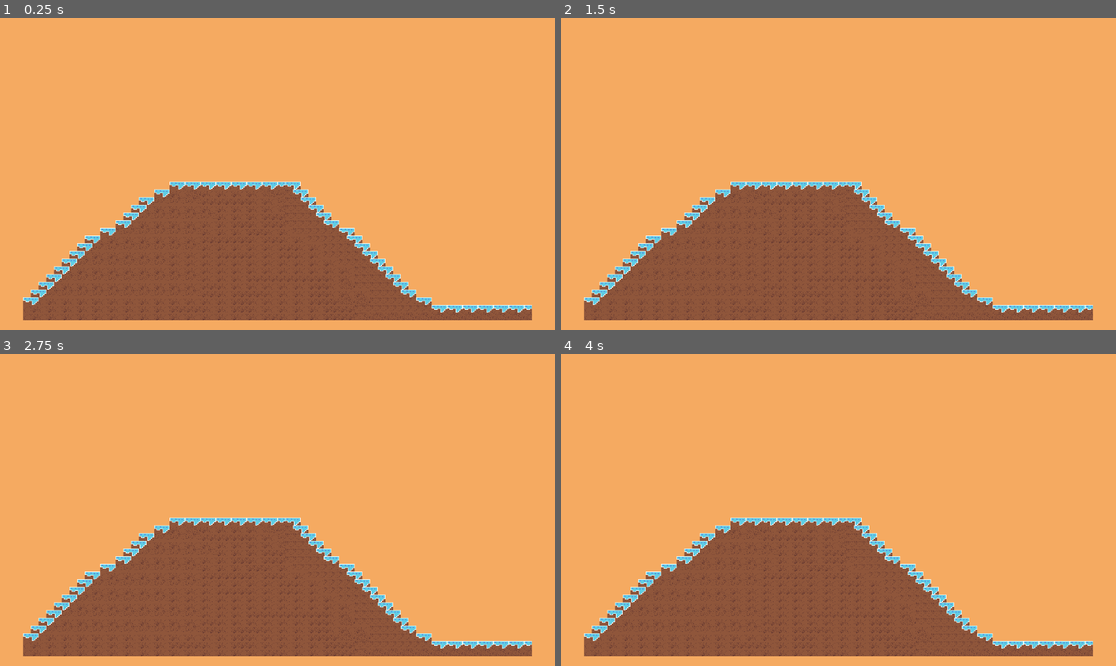
Above: before the commit, frames 1-4 (two rows, left to right).
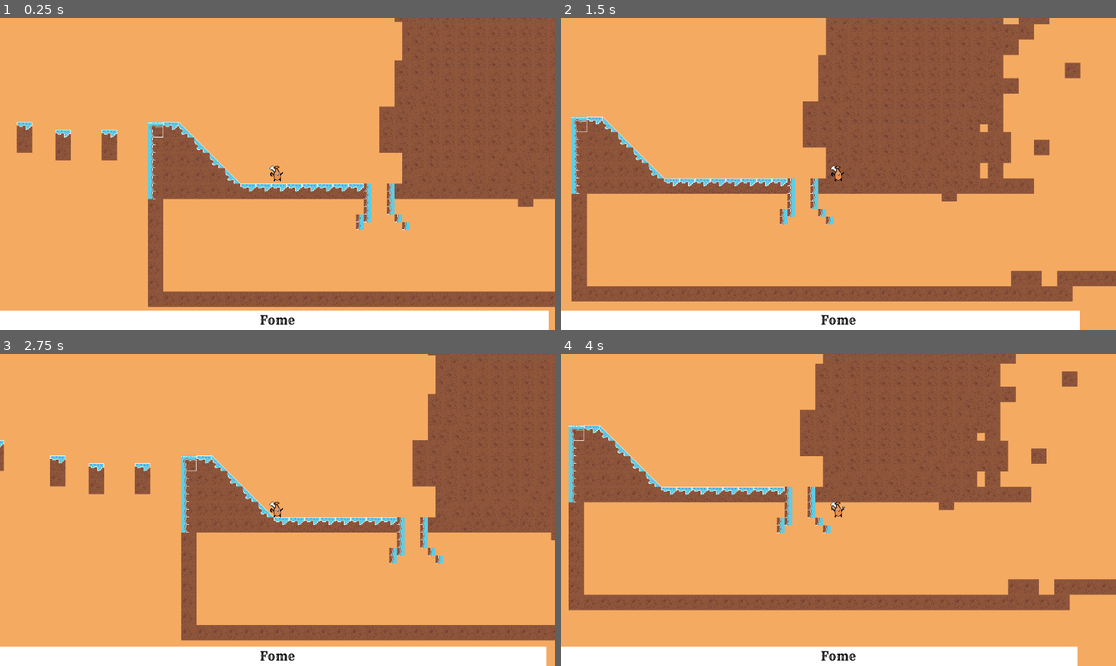
Above: after the commit, the same moments.

Repository: supergeekssertaozinho-tech/TCC-Quarta
Game: Godot game, scene res://Cenas/Map.tscn
Two runs of this game, one before a commit and one after it. Both use one fixed random seed, a clock stepped at 60 frames per second and the inputs below. This scene is started directly instead of the project's main scene.
Inputs:
- Up to frame 1 (0.25 s): no input
- Up to frame 2 (1.5 s): tap Enter (ui_accept) at 0.5, 0.77 s; hold Right (ui_right) from 0.53 s (still down)
- Up to frame 3 (2.75 s): tap Enter (ui_accept) at 1.52 s; release Right (ui_right) at 2.03 s; hold Left (ui_left) from 2.03 s (still down)
- Up to frame 4 (4 s): release Left (ui_left) at 2.78 s; hold Right (ui_right) from 2.78 s (still down); tap Enter (ui_accept) at 3.02, 3.77 s

The runs differ from the first frame. In frame 1, 46% of the frame differs, in the area x 0-100%, y 0-100%; in frame 2, 50%; in frame 3, 43%; in frame 4, 50%.

Commit message:
Killzone

Diff:
--- a/tcc-quarta/Cenas/Map.tscn
+++ b/tcc-quarta/Cenas/Map.tscn
@@ -1,6 +1,14 @@
-[gd_scene load_steps=4 format=4 uid="uid://jayc3cbyxj3u"]
+[gd_scene load_steps=12 format=4 uid="uid://jayc3cbyxj3u"]
 
 [ext_resource type="Texture2D" uid="uid://d3nanbo6u41pb" path="res://2Ds/Tilemap-Sheet.png" id="1_gfjgm"]
+[ext_resource type="PackedScene" uid="uid://c6yqppxtq0aq8" path="res://Cenas/WWs.tscn" id="1_qfwnl"]
+[ext_resource type="PackedScene" uid="uid://cjpjsttyvm7hc" path="res://Cenas/Pudim.tscn" id="2_c5rlr"]
+[ext_resource type="PackedScene" uid="uid://byuuocamxr61" path="res://Cenas/Bala.tscn" id="4_fe0v8"]
+[ext_resource type="PackedScene" uid="uid://7fq057eyyyk2" path="res://Cenas/Bjinho.tscn" id="5_g6fta"]
+[ext_resource type="PackedScene" uid="uid://o06yrp7s3hfj" path="res://Cenas/Donut.tscn" id="6_aw2tl"]
+[ext_resource type="PackedScene" uid="uid://f0okr21ijibe" path="res://Cenas/Picole.tscn" id="7_q5v2k"]
+[ext_resource type="PackedScene" uid="uid://cr6pm8uibpgwb" path="res://Cenas/kill_zone.tscn" id="8_fe0v8"]
+[ext_resource type="PackedScene" uid="uid://dfwev86h7m2qf" path="res://Cenas/player.tscn" id="9_g6fta"]
 
 [sub_resource type="TileSetAtlasSource" id="TileSetAtlasSource_0e48y"]
 texture = ExtResource("1_gfjgm")
@@ -33,7 +41,27 @@
 
 [node name="Map" type="Node2D"]
 
+[node name="Pudim6" parent="." instance=ExtResource("1_qfwnl")]
+
+[node name="Pudim5" parent="." instance=ExtResource("2_c5rlr")]
+
 [node name="TileMapLayer" type="TileMapLayer" parent="."]
 position = Vector2(0, -12)
 tile_map_data = PackedByteArray("AAADACYAAAADAAAAAAADACcAAAADAAAAAAAEACcAAAACAAAAAAAFACcAAAADAAAAAAAGACcAAAACAAAAAAAHAC …(86032 unchanged characters)…
 tile_set = SubResource("TileSet_epypp")
+
+[node name="Pudim" parent="." instance=ExtResource("4_fe0v8")]
+
+[node name="Pudim2" parent="." instance=ExtResource("5_g6fta")]
+
+[node name="Pudim3" parent="." instance=ExtResource("4_fe0v8")]
+
+[node name="Donut" parent="." instance=ExtResource("6_aw2tl")]
+
+[node name="Pudim4" parent="." instance=ExtResource("7_q5v2k")]
+
+[node name="kill zone" parent="." instance=ExtResource("8_fe0v8")]
+position = Vector2(523, 986)
+
+[node name="Player" parent="." instance=ExtResource("9_g6fta")]
+position = Vector2(4173, 483)
--- /dev/null
+++ b/tcc-quarta/Cenas/kill_zone.tscn
@@ -0,0 +1,14 @@
+[gd_scene load_steps=3 format=3 uid="uid://cr6pm8uibpgwb"]
+
+[ext_resource type="Script" uid="uid://c7rfu7tl7t86d" path="res://Script/kill_zone.gd" id="1_bo3d4"]
+
+[sub_resource type="WorldBoundaryShape2D" id="WorldBoundaryShape2D_wogrg"]
+
+[node name="kill zone" type="Area2D"]
+script = ExtResource("1_bo3d4")
+
+[node name="CollisionShape2D" type="CollisionShape2D" parent="."]
+shape = SubResource("WorldBoundaryShape2D_wogrg")
+debug_color = Color(0.7837421, 0, 0.13541397, 0.41960785)
+
+[connection signal="body_entered" from="." to="." method="_on_body_entered"]
--- /dev/null
+++ b/tcc-quarta/Script/kill_zone.gd
@@ -0,0 +1,5 @@
+extends Area2D
+
+func _on_body_entered(body: Node2D) -> void:
+	if body.name == "Player":
+		get_tree().change_scene_to_file("res://Cenas/Map.tscn")
Not shown, added: tcc-quarta/Script/kill_zone.gd.uid
